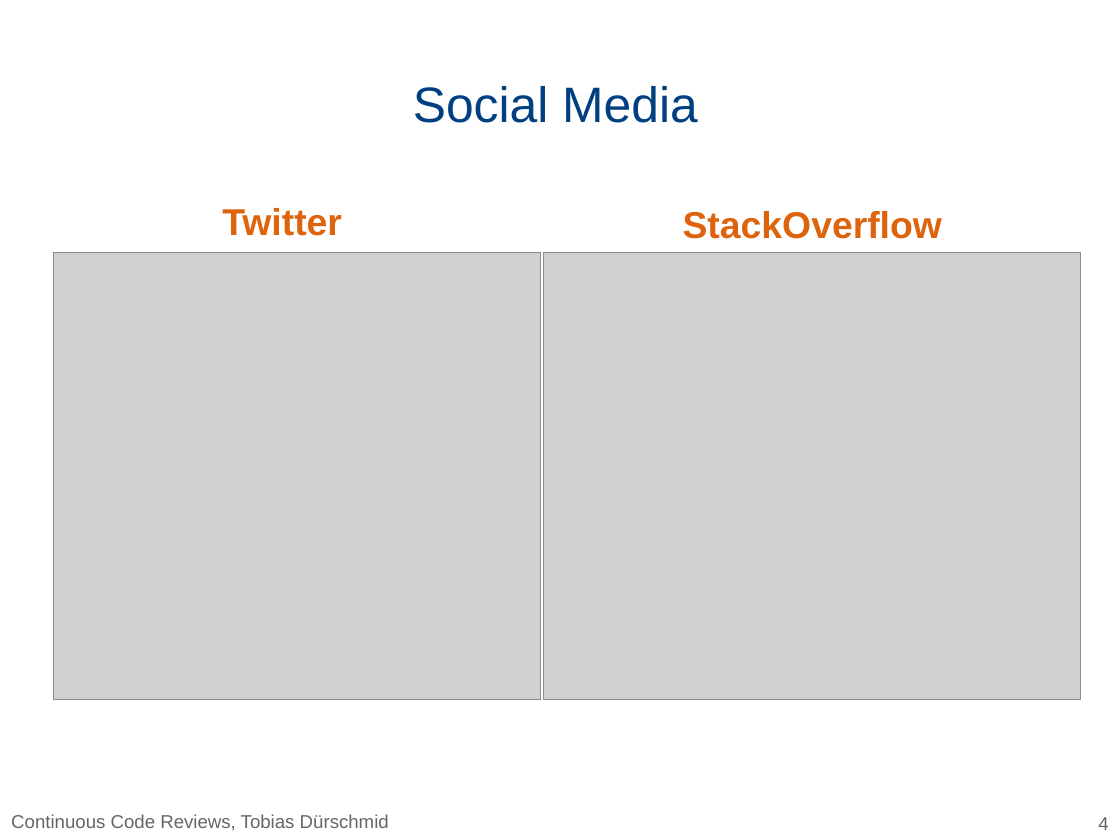
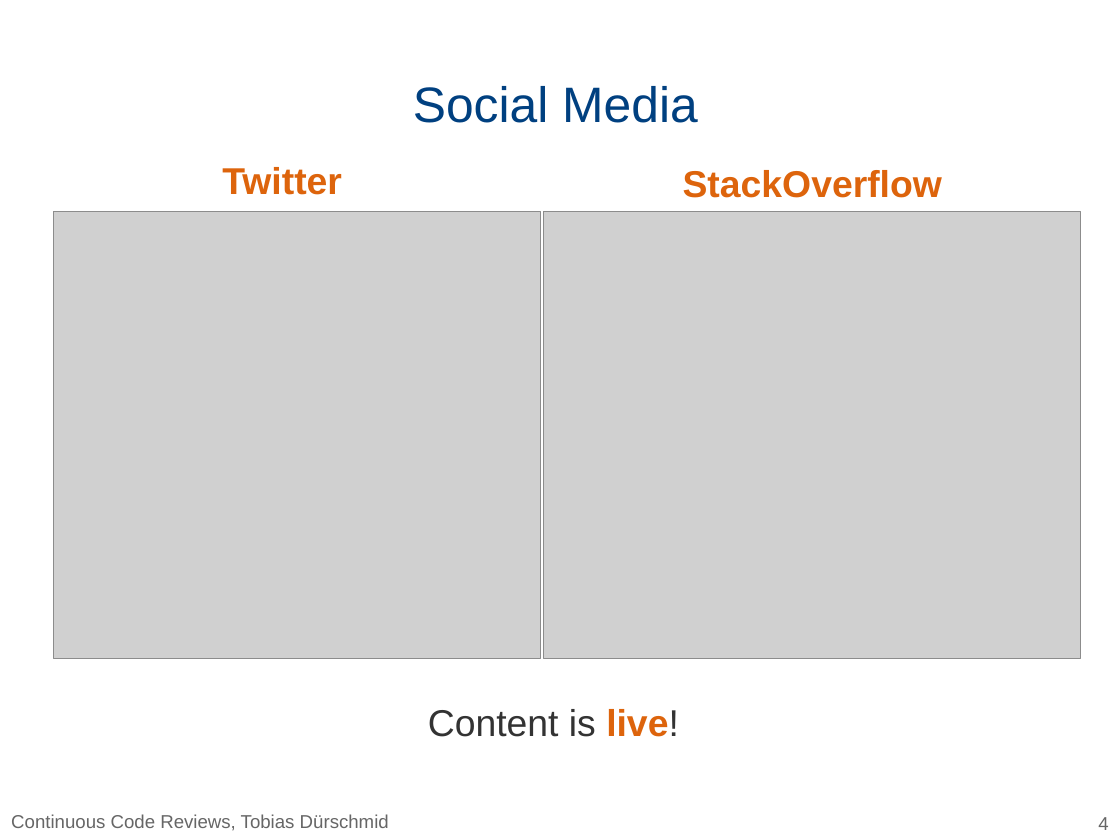
Before and after one commit to HPI-SWA-Lab/CommunityCodeReview, a slide deck: slide 4 of Programming_SRC/talk.pptx. Drawn at 1120x840 pixels with LibreOffice and Linux fonts; fonts in the diff are those of the drawing; grey boxes stand for pictures; background and template pictures are left out. Boxes give left, top, right and bottom in pixels: in the first picture for what was removed or moved away, otherwise in the second. Text is boxed around its words. In the diff, an @@ line names an element or a change of style, - is before the commit and + after.

```diff
--- a/Programming_SRC/talk.pptx
+++ b/Programming_SRC/talk.pptx
@@ 2 pictures, 2 texts: place and size @@
-2 pictures, 2 texts at box(53, 208, 1081, 699)
+2 pictures, 2 texts at box(53, 167, 1081, 659)
@@ text added at box(428, 709, 679, 737), 24 pt, text #333333 @@
+Content is live!
```
Also in this commit, not shown: 9 other slides changed.
